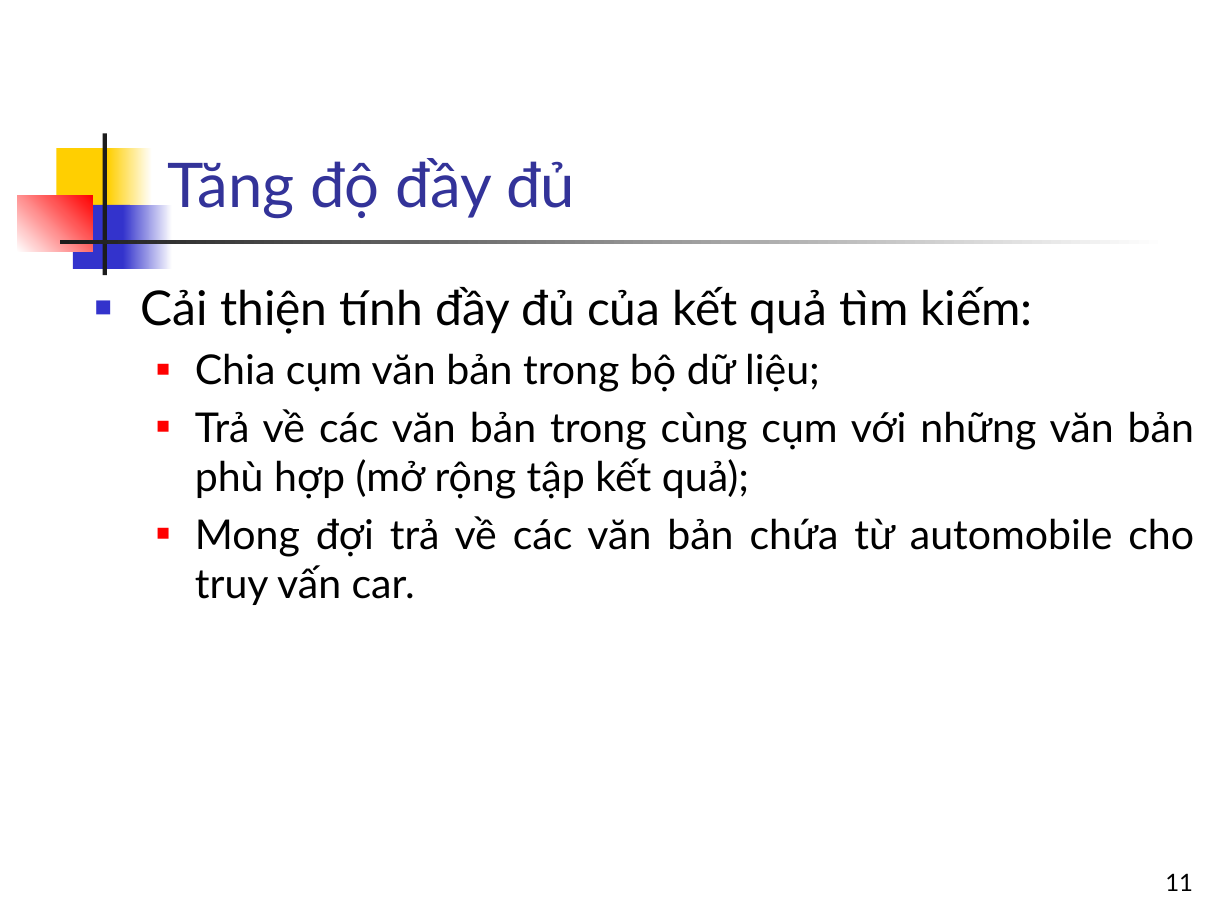
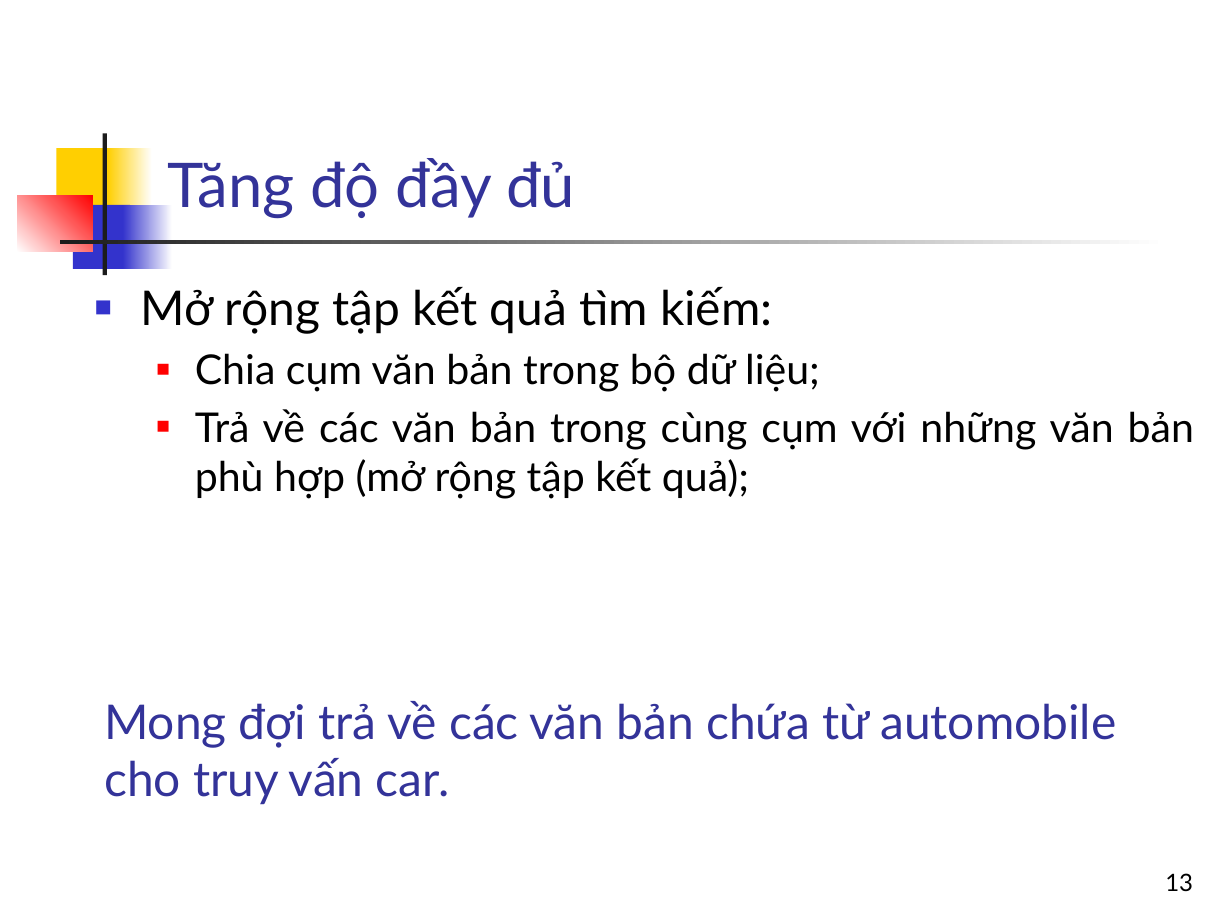
Before and after one commit to nguyenkhanhthien/IT4853, a slide deck: slide 13 of Bai 18 Chia cum va ung dung trong tim kiem_phần 1.pptx (slide 11 before the commit). Drawn at 1232x924 pixels with LibreOffice and Linux fonts; fonts in the diff are those of the drawing. Boxes give left, top, right and bottom in pixels: in the first picture for what was removed or moved away, otherwise in the second. Text is boxed around its words. In the diff, an @@ line names an element or a change of style, - is before the commit and + after.

```diff
--- a/Bai 18 Chia cum va ung dung trong tim kiem_phần 1.pptx
+++ b/Bai 18 Chia cum va ung dung trong tim kiem_phần 1.pptx
@@ text at box(141, 287, 772, 334): text changed @@
-■ Cải thiện tính đầy đủ của kết quả tìm kiếm:
+■ Mở rộng tập kết quả tìm kiếm:
@@ text at box(195, 516, 1194, 605): paragraph removed @@
-  ■ Mong đợi trả về các văn bản chứa từ automobile cho truy vấn car.
@@ text added at box(104, 701, 1116, 805), 28 pt, text #333399 @@
+Mong đợi trả về các văn bản chứa từ automobile cho truy vấn car.
@@ page number at box(1165, 873, 1193, 892): text changed @@
-11
+13
```
Also in this commit, not shown: 13 other slides changed, 1 slide removed.
